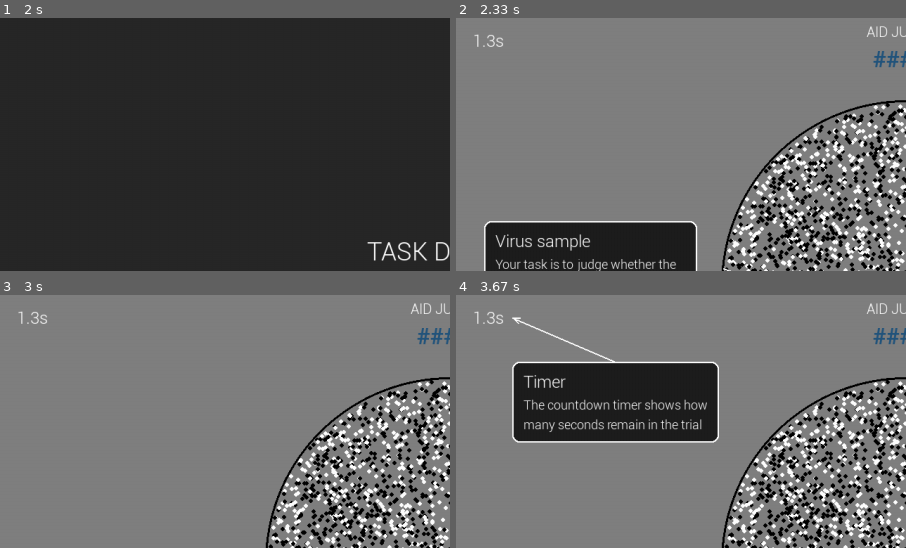
Above: before the commit, frames 1-4 (two rows, left to right).
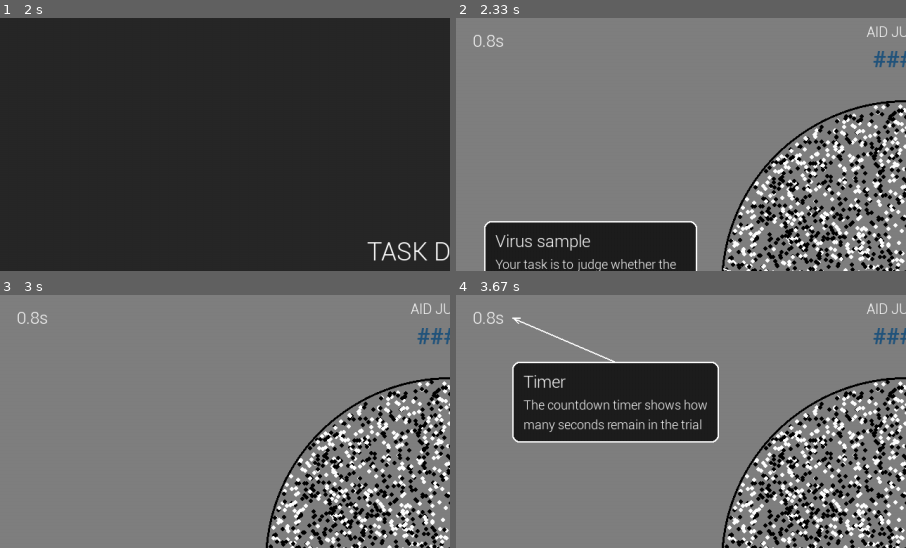
Above: after the commit, the same moments.

Repository: russell-j-boag/pygame_virus
Game: pygame game, started from python/instructions.py
The game is run twice, just before and just after one commit, with the same random seed, the same clock (stepped at 60 frames per second) and the same inputs.
Inputs:
- Up to frame 1 (2 s): hold Right 0.33-0.8 s; hold Left 0.83-1.3 s; click "NEXT" at 1.95 s
- Up to frame 2 (2.33 s): click "NEXT" at 2.28 s
- Up to frame 3 (3 s): hold Right 2.57-2.97 s
- Up to frame 4 (3.67 s): hold Right 3-3.63 s
The pictures show only the part of the screen within x 0-50%, y 0-50%; the shares and areas given below are measured in that part.

Frame 1 is identical in both runs. In frame 2, less than 0.1% of the frame differs, in the area x 3-8%, y 6-12%; in frame 3, less than 0.1%; in frame 4, less than 0.1%.

Commit message:
Archive pilot paths and set HP deadline to one second

Diff:
--- a/python/instructions.py
+++ b/python/instructions.py
@@ -112,7 +112,7 @@
     },
     {
         "kind": "example_task_display",
-        "callout": "deadline_1_5s",
+        "callout": "deadline_1s",
     },
     {
         "kind": "example_task_display",
@@ -154,7 +154,7 @@
             "We will keep an ongoing tally of your performance. "
             "At the end of the experiment you will receive a point-based bonus, up to $25, based on your performance score.\n\n"
             "Response deadlines vary by block, and you will be told the deadline before each block. "
-            "The deadline will be either 1.5 or 3 seconds, depending on the block. "
+            "The deadline will be either 1 or 3 seconds, depending on the block. "
             "Incorrect responses and responses not made before the deadline will reduce your performance score, so try "
             "to respond as quickly and accurately as possible.\n\n"
             "You may take short breaks at any time between trials\n\n"
@@ -572,7 +572,7 @@
     timer_rect = draw_countdown_timer(
         surface=screen,
         font=font_body,
-        ms_left=1300,
+        ms_left=800,
         x=PB_PAD,
         y=PB_PAD,
         color=WHITE,
@@ -652,7 +652,7 @@
     callout_body_font = font_small
     AID_ARROW_PAD = S(12)
 
-    if callout in ("timer", "deadline_3s", "deadline_1_5s"):
+    if callout in ("timer", "deadline_3s", "deadline_1s"):
         timer_callouts = {
             "timer": (
                 "Timer",
@@ -662,9 +662,9 @@
                 "3 second deadline",
                 "In some blocks, the deadline will be 3 seconds. This means you should make your response within 3 seconds.",
             ),
-            "deadline_1_5s": (
-                "1.5 second deadline",
-                "In other blocks, the deadline will be 1.5 seconds. This means you should make your response within 1.5 seconds.",
+            "deadline_1s": (
+                "1 second deadline",
+                "In other blocks, the deadline will be 1 second. This means you should make your response within 1 second.",
             ),
         }
         timer_title, timer_body = timer_callouts[callout]
--- a/python/virus_task.py
+++ b/python/virus_task.py
@@ -31,7 +31,7 @@
 POST_CALIBRATION_N_TRIALS = 400
 CALIBRATION_N_TRIALS = 300
 TIME_PRESSURE_DEADLINES_MS = {
-    "HP": 1500,
+    "HP": 1000,
     "LP": 3000,
 }
 TIME_PRESSURE_LABELS = {
@@ -292,11 +292,18 @@
     return f"{deadline_s:g}"
 
 
+def format_deadline_duration(deadline_s) -> str:
+    if deadline_s is None:
+        return "no deadline"
+    unit = "second" if float(deadline_s) == 1 else "seconds"
+    return f"{format_deadline_s(deadline_s)} {unit}"
+
+
 def time_pressure_instruction_slide(block_cfg) -> str:
     deadline_s = trial_deadline_s_for_block(block_cfg)
-    deadline_text = format_deadline_s(deadline_s)
+    deadline_text = format_deadline_duration(deadline_s)
     return (
-        f"In this block, each trial has a response deadline of {deadline_text} seconds. "
+        f"In this block, each trial has a response deadline of {deadline_text}. "
         "If you do not respond before the deadline, the trial will be recorded as incorrect. "
         "Please respond as accurately as possible while staying within the deadline."
     )
@@ -3036,7 +3043,7 @@
         "--deadline-s",
         type=float,
         default=None,
-        help="Select the 1.5s or 3s pressure variant when --block has multiple deadlines.",
+        help="Select the 1s or 3s pressure variant when --block has multiple deadlines.",
     )
     parser.add_argument(
         "--reliability-group",
Not shown, changed: README.md
Not shown, changed: 1-run_virus_task.R
Not shown, changed: AGENTS.md
Not shown, changed: manifests.R
Not shown, changed: plot_calibration_manual_accuracy.R
Not shown, changed: plot_staircase.R
Not shown, changed: postblock_qs.R
Not shown, changed: pygame_virus_time_pressure_task_source.zip
